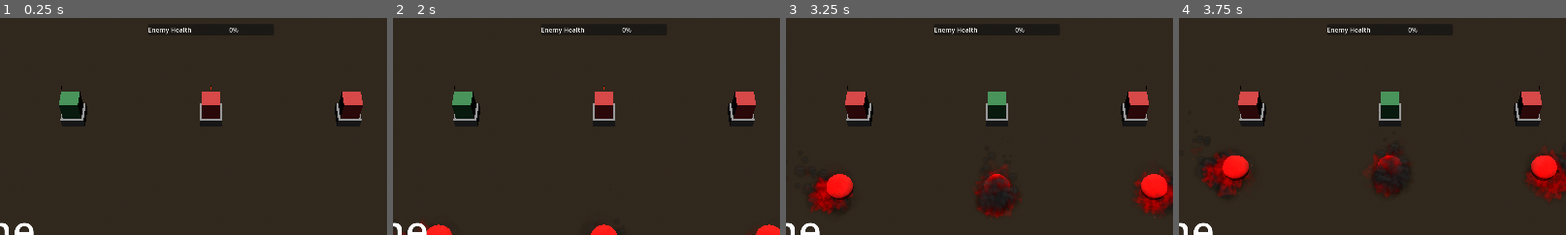
Above: before the commit, frames 1-4 (left to right).
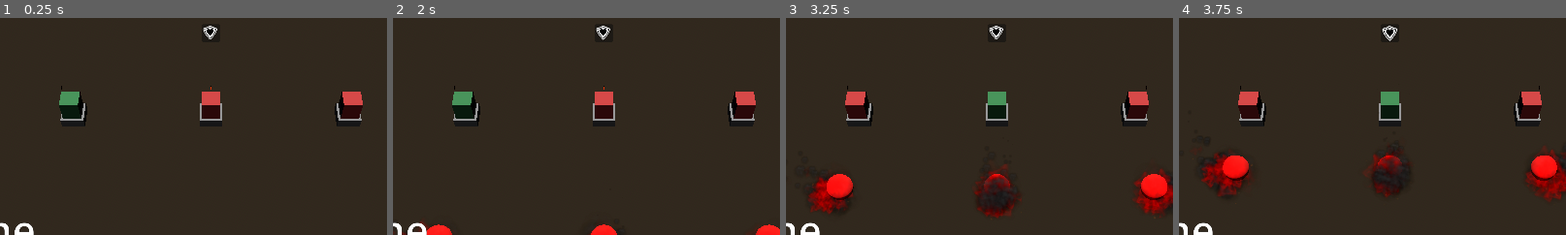
Above: after the commit, the same moments.

Repository: emmdie/3m5Jam2024_1
Game: Godot game, scene res://Scenes/game.tscn
Same seed, same stepped clock (60 frames per second), same inputs: the game is played once before the commit and once after it.
Inputs (mouse positions are % of the whole screen's width and height, from its top left):
- Up to frame 1 (0.25 s): no input
- Up to frame 2 (2 s): move the mouse to (72, 45) at 0.52 s; hold J (select_0) 0.53-1.28 s; move the mouse to (30, 55) at 1.27 s; tap K (select_1) at 1.35 s
- Up to frame 3 (3.25 s): move the mouse to (60, 28) at 2.02 s; hold L (select_2) 2.03-2.78 s; move the mouse to (45, 70) at 2.77 s; tap Left (summon_lane_0) at 2.85 s
- Up to frame 4 (3.75 s): move the mouse to (80, 65) at 3.52 s; hold Up (summon_lane_1) from 3.53 s (still down)
The pictures show only the part of the screen within x 23-73%, y 1-51%; the shares and areas given below are measured in that part.

The runs differ from the first frame. In frame 1, 0.3% of the frame differs, in the area x 38-62%, y 3-10%; in frame 2, 0.3%; in frame 3, 0.3%; in frame 4, 0.3%, in the area x 38-62%, y 3-11%.
Error after the commit: Invalid access of index '2' on a base object of type: 'Array'. (res://Scenes/Ui/Ui.gd:19)

Commit message:
add health bar for enemy + enable clearing of unit preview

Diff:
--- a/Scenes/Ui/EnemyHealthPanel.gd
+++ b/Scenes/Ui/EnemyHealthPanel.gd
@@ -1,6 +1,19 @@
 extends PanelContainer
 
-@onready var bar = $HBoxContainer/ProgressBar
+@onready var container = $GridContainer
+@export var heart_scene: PackedScene
+
+
+func _ready():
+	GameState.enemy_health.changed.connect(update)
+	update()
 
 func update() -> void:
-	bar.value = 10
+	var current_hearts = container.get_children()
+	if current_hearts.size() < GameState.enemy_health.value:
+		for i in GameState.enemy_health.value:
+			var heart = heart_scene.instantiate()
+			container.add_child(heart)
+	else:
+		for i in current_hearts.size() - GameState.enemy_health.value:
+			container.get_child(i).queue_free()
--- a/Scenes/Ui/Menus/license_viewer.tscn
+++ b/Scenes/Ui/Menus/license_viewer.tscn
@@ -31,7 +31,7 @@
 
 [node name="Text" type="Label" parent="MarginContainer/TabContainer/Credits"]
 layout_mode = 2
-text = "Duration icon by Delapouite under CC BY 3.0 from https://game-icons.net/1x1/delapouite/duration.html#download"
+text = "Hourglass, Heart Shield icon by Delapouite under CC BY 3.0 from https://game-icons.net/1x1/delapouite/duration.html#download"
 
 [node name="OpenFontLicense1_1" type="ScrollContainer" parent="MarginContainer/TabContainer"]
 layout_mode = 2
--- a/Scenes/Ui/TimerPanel.gd
+++ b/Scenes/Ui/TimerPanel.gd
@@ -5,7 +5,7 @@
 func _ready() -> void:
 	texture_bar.max_value = GameState.rules.tower_switch_time
 
-func _process(delta):
+func _process(_delta):
 	update_time()
 
 func update_time():
--- a/Scenes/Ui/Ui.gd
+++ b/Scenes/Ui/Ui.gd
@@ -11,6 +11,10 @@
 	GameState.unit_stash.changed.connect(update_preview)
 
 func update_preview():
-	for i in GameState.unit_stash.value.size():
-		var unit = GameState.unit_stash.value[i].instantiate()
-		previews[i].set_unit(unit)
+	var stash_size = GameState.unit_stash.value.size()
+	for i in previews.size():
+		if i >stash_size:
+			previews[i].clear()
+		else:
+			var unit = GameState.unit_stash.value[i].instantiate()
+			previews[i].set_unit(unit)
--- a/Scenes/Ui/Ui.tscn
+++ b/Scenes/Ui/Ui.tscn
@@ -7,6 +7,7 @@
 [ext_resource type="PackedScene" uid="uid://c6i0ksc3jkqd2" path="res://Scenes/units/player_unit/fire_unit.tscn" id="4_c5rtr"]
 [ext_resource type="PackedScene" uid="uid://caext43hae4ho" path="res://Scenes/Ui/unit_preview.tscn" id="4_pivm6"]
 [ext_resource type="Texture2D" uid="uid://cj0ir602q6xec" path="res://Assets/Textures/Ui/Hud/sandwatch.png" id="5_imrn5"]
+[ext_resource type="PackedScene" uid="uid://6gbjl3141qx2" path="res://Scenes/Ui/enemy_heart.tscn" id="8_yqrvq"]
 
 [node name="Ui" type="Control"]
 layout_mode = 3
@@ -28,7 +29,7 @@
 grow_vertical = 2
 theme = ExtResource("1_s4h8k")
 
-[node name="Label3" type="Label" parent="MarginContainer"]
+[node name="MiniGamePlaceholder" type="Label" parent="MarginContainer"]
 layout_mode = 2
 size_flags_horizontal = 0
 theme_override_font_sizes/font_size = 100
@@ -77,16 +78,70 @@
 size_flags_horizontal = 4
 size_flags_vertical = 0
 script = ExtResource("4_7tmcb")
+heart_scene = ExtResource("8_yqrvq")
 
-[node name="HBoxContainer" type="HBoxContainer" parent="MarginContainer/EnemyHealthPanel"]
+[node name="GridContainer" type="GridContainer" parent="MarginContainer/EnemyHealthPanel"]
+layout_mode = 2
+columns = 10
+
+[node name="EnemyHeart" parent="MarginContainer/EnemyHealthPanel/GridContainer" instance=ExtResource("8_yqrvq")]
 layout_mode = 2
 
-[node name="Label" type="Label" parent="MarginContainer/EnemyHealthPanel/HBoxContainer"]
+[node name="EnemyHeart2" parent="MarginContainer/EnemyHealthPanel/GridContainer" instance=ExtResource("8_yqrvq")]
 layout_mode = 2
-text = "Enemy Health"
 
-[node name="ProgressBar" type="ProgressBar" parent="MarginContainer/EnemyHealthPanel/HBoxContainer"]
-custom_minimum_size = Vector2(200, 0)
+[node name="EnemyHeart3" parent="MarginContainer/EnemyHealthPanel/GridContainer" instance=ExtResource("8_yqrvq")]
+layout_mode = 2
+
+[node name="EnemyHeart4" parent="MarginContainer/EnemyHealthPanel/GridContainer" instance=ExtResource("8_yqrvq")]
+layout_mode = 2
+
+[node name="EnemyHeart5" parent="MarginContainer/EnemyHealthPanel/GridContainer" instance=ExtResource("8_yqrvq")]
+layout_mode = 2
+
+[node name="EnemyHeart6" parent="MarginContainer/EnemyHealthPanel/GridContainer" instance=ExtResource("8_yqrvq")]
+layout_mode = 2
+
+[node name="EnemyHeart7" parent="MarginContainer/EnemyHealthPanel/GridContainer" instance=ExtResource("8_yqrvq")]
+layout_mode = 2
+
+[node name="EnemyHeart8" parent="MarginContainer/EnemyHealthPanel/GridContainer" instance=ExtResource("8_yqrvq")]
+layout_mode = 2
+
+[node name="EnemyHeart9" parent="MarginContainer/EnemyHealthPanel/GridContainer" instance=ExtResource("8_yqrvq")]
+layout_mode = 2
+
+[node name="EnemyHeart10" parent="MarginContainer/EnemyHealthPanel/GridContainer" instance=ExtResource("8_yqrvq")]
+layout_mode = 2
+
+[node name="EnemyHeart11" parent="MarginContainer/EnemyHealthPanel/GridContainer" instance=ExtResource("8_yqrvq")]
+layout_mode = 2
+
+[node name="EnemyHeart12" parent="MarginContainer/EnemyHealthPanel/GridContainer" instance=ExtResource("8_yqrvq")]
+layout_mode = 2
+
+[node name="EnemyHeart13" parent="MarginContainer/EnemyHealthPanel/GridContainer" instance=ExtResource("8_yqrvq")]
+layout_mode = 2
+
+[node name="EnemyHeart14" parent="MarginContainer/EnemyHealthPanel/GridContainer" instance=ExtResource("8_yqrvq")]
+layout_mode = 2
+
+[node name="EnemyHeart15" parent="MarginContainer/EnemyHealthPanel/GridContainer" instance=ExtResource("8_yqrvq")]
+layout_mode = 2
+
+[node name="EnemyHeart16" parent="MarginContainer/EnemyHealthPanel/GridContainer" instance=ExtResource("8_yqrvq")]
+layout_mode = 2
+
+[node name="EnemyHeart17" parent="MarginContainer/EnemyHealthPanel/GridContainer" instance=ExtResource("8_yqrvq")]
+layout_mode = 2
+
+[node name="EnemyHeart18" parent="MarginContainer/EnemyHealthPanel/GridContainer" instance=ExtResource("8_yqrvq")]
+layout_mode = 2
+
+[node name="EnemyHeart19" parent="MarginContainer/EnemyHealthPanel/GridContainer" instance=ExtResource("8_yqrvq")]
+layout_mode = 2
+
+[node name="EnemyHeart20" parent="MarginContainer/EnemyHealthPanel/GridContainer" instance=ExtResource("8_yqrvq")]
 layout_mode = 2
 
 [node name="PlayerHealthPanel" type="PanelContainer" parent="MarginContainer"]
--- /dev/null
+++ b/Scenes/Ui/enemy_heart.gd
@@ -0,0 +1,13 @@
+extends MarginContainer
+
+@onready var animator = $Node2D/Texture/AnimationPlayer
+
+func _ready() -> void:
+	randomize_playback_speed()
+
+func randomize_playback_speed():
+	animator.speed_scale = randf_range(0.7, 1.5)
+
+
+func _on_animation_player_animation_finished(anim_name: StringName) -> void:
+	randomize_playback_speed()
--- /dev/null
+++ b/Scenes/Ui/enemy_heart.tscn
@@ -0,0 +1,73 @@
+[gd_scene load_steps=7 format=3 uid="uid://6gbjl3141qx2"]
+
+[ext_resource type="Theme" uid="uid://d2lh3hpldd764" path="res://Assets/theme.tres" id="1_3tj85"]
+[ext_resource type="Texture2D" uid="uid://bsoia255315sv" path="res://Assets/Textures/Ui/Hud/heart-shield.png" id="1_vlto0"]
+[ext_resource type="Script" path="res://Scenes/Ui/enemy_heart.gd" id="2_kgy70"]
+
+[sub_resource type="Animation" id="Animation_n1qv4"]
+resource_name = "pulsate"
+loop_mode = 1
+tracks/0/type = "value"
+tracks/0/imported = false
+tracks/0/enabled = true
+tracks/0/path = NodePath(".:custom_minimum_size")
+tracks/0/interp = 1
+tracks/0/loop_wrap = true
+tracks/0/keys = {
+"times": PackedFloat32Array(0, 0.1, 0.4, 0.5),
+"transitions": PackedFloat32Array(1, 1, 1, 1),
+"update": 0,
+"values": [Vector2(36, 36), Vector2(44, 44), Vector2(36, 36), Vector2(44, 44)]
+}
+
+[sub_resource type="Animation" id="Animation_m2ceu"]
+length = 0.001
+tracks/0/type = "value"
+tracks/0/imported = false
+tracks/0/enabled = true
+tracks/0/path = NodePath(".:custom_minimum_size")
+tracks/0/interp = 1
+tracks/0/loop_wrap = true
+tracks/0/keys = {
+"times": PackedFloat32Array(0),
+"transitions": PackedFloat32Array(1),
+"update": 0,
+"values": [Vector2(36, 36)]
+}
+
+[sub_resource type="AnimationLibrary" id="AnimationLibrary_pxt4c"]
+_data = {
+"RESET": SubResource("Animation_m2ceu"),
+"pulsate": SubResource("Animation_n1qv4")
+}
+
+[node name="EnemyHeart" type="MarginContainer"]
+offset_right = 40.0
+offset_bottom = 40.0
+theme = ExtResource("1_3tj85")
+theme_override_constants/margin_left = 0
+theme_override_constants/margin_top = 0
+theme_override_constants/margin_right = 0
+theme_override_constants/margin_bottom = 0
+script = ExtResource("2_kgy70")
+
+[node name="Node2D" type="Node2D" parent="."]
+
+[node name="Texture" type="TextureRect" parent="Node2D"]
+custom_minimum_size = Vector2(36, 36)
+offset_right = 40.0
+offset_bottom = 40.0
+texture = ExtResource("1_vlto0")
+expand_mode = 1
+
+[node name="AnimationPlayer" type="AnimationPlayer" parent="Node2D/Texture"]
+libraries = {
+"": SubResource("AnimationLibrary_pxt4c")
+}
+autoplay = "pulsate"
+
+[node name="Spacer" type="Control" parent="."]
+custom_minimum_size = Vector2(44, 44)
+layout_mode = 2
+
+[connection signal="animation_finished" from="Node2D/Texture/AnimationPlayer" to="." method="_on_animation_player_animation_finished"]
--- a/Scenes/Ui/unit_preview.gd
+++ b/Scenes/Ui/unit_preview.gd
@@ -4,6 +4,11 @@
 @onready var viewport = $SubViewportContainer/SubViewport
 
 func set_unit(new_unit):
-	unit.queue_free()
+	clear()
 	viewport.add_child(new_unit)
 	unit = new_unit
+
+func clear():
+	if unit != null:
+		unit.queue_free()
+		unit = null
Binary file added: Assets/Textures/Ui/Hud/heart-shield.png
Not shown, added: Assets/Textures/Ui/Hud/heart-shield.png.import
Not shown: 1 places in Scenes/Ui/Ui.tscn that only renumber resources
Not shown, added: Assets/Textures/Ui/Hud/heart-shield.png.kra
Not shown, added: Assets/Textures/Ui/Hud/heart-shield.png~
